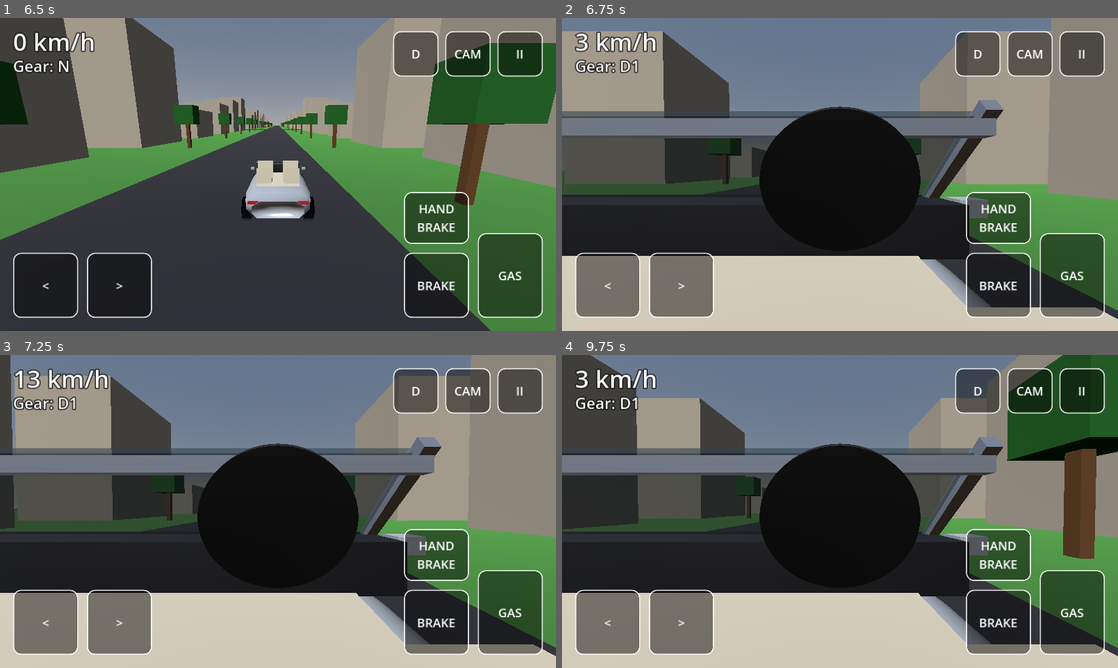
Above: before the commit, frames 1-4 (two rows, left to right).
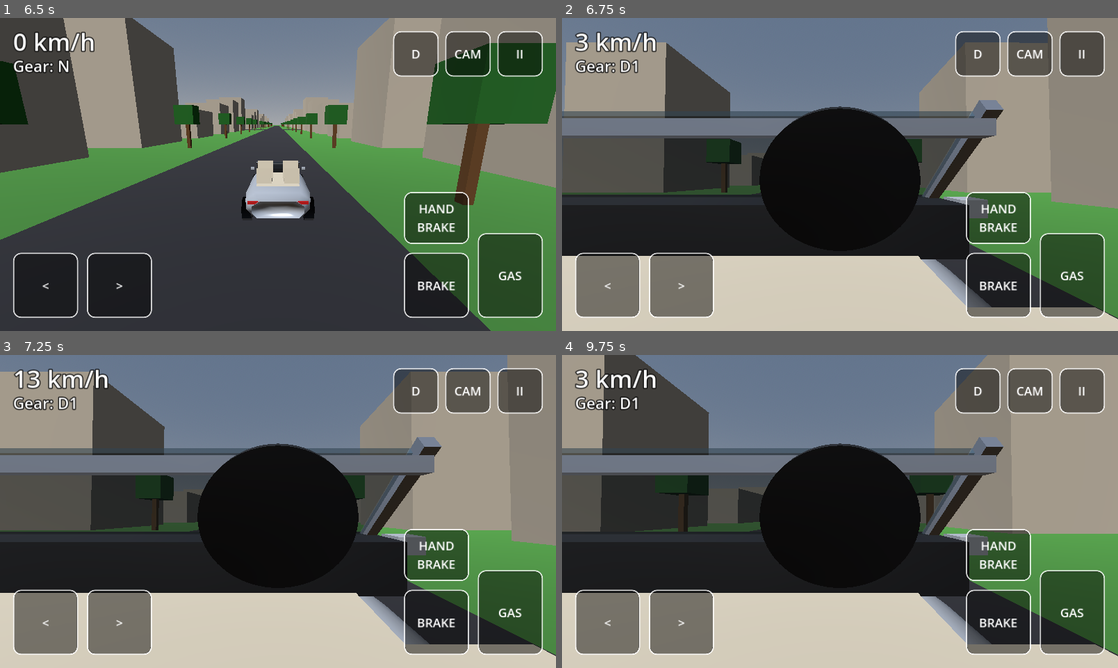
Above: after the commit, the same moments.

Repository: mnw4127/lahore-driving
Game: Godot game, scene res://scenes/main.tscn
The game is run twice, just before and just after one commit, with the same random seed, the same clock (stepped at 60 frames per second) and the same inputs.
Inputs (mouse positions are in pixels of both pictures, inside the frame that each line leads up to):
- Up to frame 1 (6.5 s): tap Enter at 0.5 s; move the mouse to (400, 158) at 0.52 s; hold D 0.53-1.25 s; tap C every 1.5 s from 0.6 to 5.1 s; click (400, 158) at 0.67 s; tap Space at 0.77, 3.77, 4.25 s; drag from (166, 190) to (250, 237) at 1.27 s; move the mouse to (333, 105) at 2.02 s; hold D 2.03-2.75 s; drag from (250, 237) to (111, 127) at 2.77 s; move the mouse to (444, 221) at 3.52 s; hold A 3.53-4.25 s; drag from (111, 127) to (194, 96) at 4.27 s; move the mouse to (305, 174) at 5.02 s; hold S 5.03-5.75 s; click (305, 174) at 5.17 s; drag from (194, 96) to (166, 190) at 5.77 s
- Up to frame 2 (6.75 s): tap Enter at 6.5 s; move the mouse to (962, 158) at 6.52 s; hold W from 6.53 s (still down); tap C at 6.6 s
- Up to frame 3 (7.25 s): keep holding W; tap Space at 6.77 s
- Up to frame 4 (9.75 s): release W at 7.25 s; drag from (728, 527) to (812, 574) at 7.27 s; move the mouse to (895, 442) at 8.02 s; hold S 8.03-8.75 s; tap C at 8.1, 9.6 s; drag from (812, 574) to (673, 464) at 8.77 s; move the mouse to (1006, 558) at 9.52 s; hold W from 9.53 s (still down); click (1006, 558) at 9.67 s

Frame 1 is identical in both runs. In frame 2, 4.5% of the frame differs, in the area x 0-100%, y 0-96%; in frame 3, 6.8%; in frame 4, 21%.

Commit message:
Auto-extract parts from upload folder

Diff:
--- a/scripts/car.gd
+++ b/scripts/car.gd
@@ -1,6 +1,8 @@
 extends VehicleBody3D
-# Car controls. Front of the car is -Z. steer_input: +1 = left, -1 = right.
-# Tune these numbers on a real phone.
+# Car controls. The nose of the car points to -Z.
+# In Godot a NEGATIVE engine_force drives the car toward the nose (forward),
+# a POSITIVE engine_force drives it backward (reverse).
+# steer_input: +1 = left, -1 = right.
 
 const MAX_ENGINE := 2500.0
 const MAX_BRAKE := 20.0
@@ -44,11 +46,11 @@
 	var limit := lerpf(1.0, 0.3, clampf(speed / 25.0, 0.0, 1.0))
 	steering = move_toward(steering, steer * MAX_STEER * limit, delta * 2.5)
 
-	# Engine
+	# Engine: D mode = forward (negative force), R mode = reverse (positive force)
 	if reverse_mode:
-		engine_force = -gas * MAX_ENGINE * 0.5 if speed < MAX_SPEED_REV else 0.0
+		engine_force = gas * MAX_ENGINE * 0.5 if speed < MAX_SPEED_REV else 0.0
 	else:
-		engine_force = gas * MAX_ENGINE if speed < MAX_SPEED_FWD else 0.0
+		engine_force = -gas * MAX_ENGINE if speed < MAX_SPEED_FWD else 0.0
 
 	# Brakes
 	if hb:
